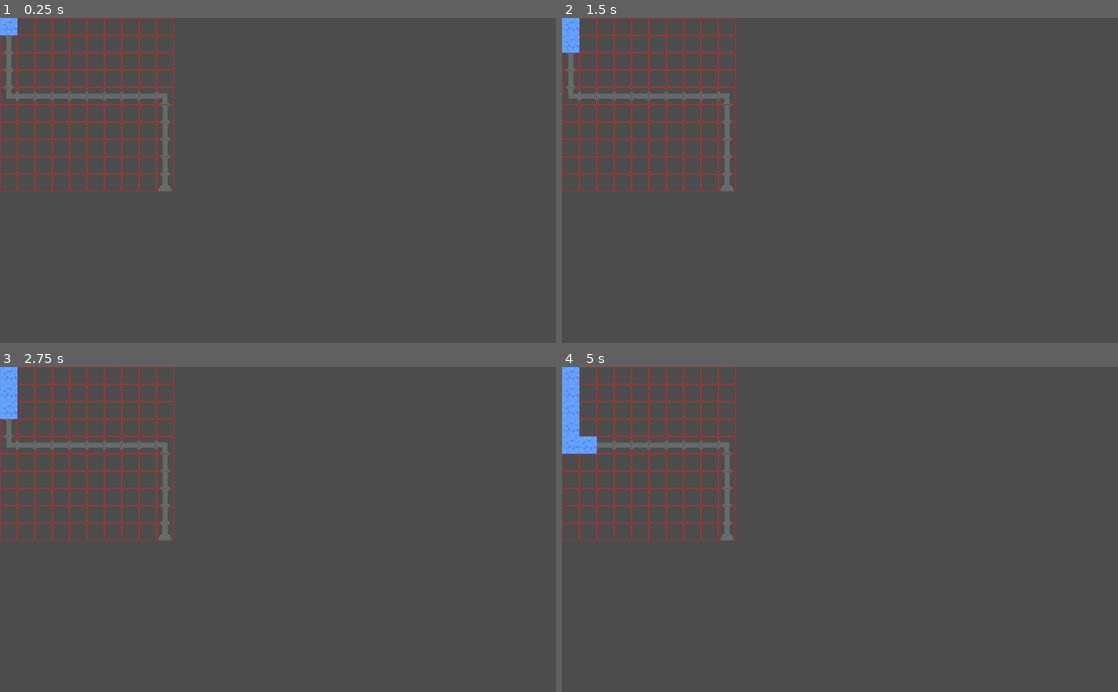
Above: before the commit, frames 1-4 (two rows, left to right).
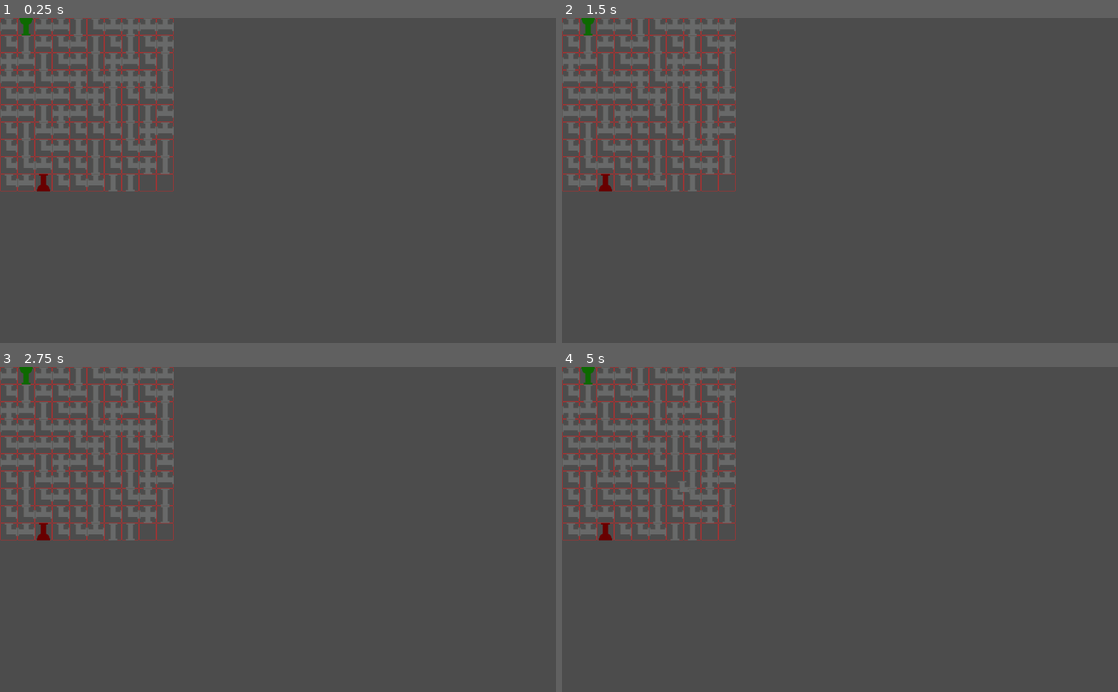
Above: after the commit, the same moments.

Repository: arturnista/waterpipe_godot
Game: Godot game, scene res://Scenes/Game.tscn
Same seed, same stepped clock (60 frames per second), same inputs: the game is played once before the commit and once after it.
Inputs (mouse positions are in pixels of both pictures, inside the frame that each line leads up to):
- Up to frame 1 (0.25 s): no input
- Up to frame 2 (1.5 s): tap Enter at 0.5 s; move the mouse to (962, 164) at 0.52 s; click (962, 164) at 0.6 s; tap Space at 1.25 s; move the mouse to (728, 196) at 1.27 s; tap R (player_rotate_pipe) at 1.35 s
- Up to frame 3 (2.75 s): click (166, 545) at 1.55 s; move the mouse to (333, 458) at 2.02 s; click (333, 458) at 2.1 s
- Up to frame 4 (5 s): tap Enter at 2.75, 4.25 s; move the mouse to (812, 594) at 2.77 s; click (812, 594) at 2.85 s; tap Space at 3.5 s; move the mouse to (1006, 578) at 3.52 s; tap R (player_rotate_pipe) at 3.6 s; click (1006, 578) at 3.8 s; move the mouse to (673, 480) at 4.27 s; click (673, 480) at 4.35 s

The runs differ from the first frame. In frame 1, 5.5% of the frame differs, in the area x 0-32%, y 0-54%; in frame 2, 5.6%; in frame 3, 5.7%; in frame 4, 6.2%.
Error before the commit: Invalid get index 'is_draggable' (on base: 'Nil'). (res://Scripts/tile_map.gd:63)

Commit message:
Fix water movement

Diff:
--- a/Elements/Pipe.tscn
+++ b/Elements/Pipe.tscn
@@ -15,6 +15,7 @@
 position = Vector2( 16, 16 )
 
 [node name="Start" type="Sprite" parent="Node2D"]
+modulate = Color( 0.12549, 1, 0, 1 )
 texture = ExtResource( 1 )
 region_enabled = true
 region_rect = Rect2( 0, 0, 32, 32 )
--- /dev/null
+++ b/Elements/UI.tscn
@@ -0,0 +1,21 @@
+[gd_scene load_steps=2 format=2]
+
+[sub_resource type="Theme" id=1]
+
+[node name="Control" type="Control"]
+anchor_right = 1.0
+anchor_bottom = 1.0
+__meta__ = {
+"_edit_use_anchors_": false
+}
+
+[node name="WinText" type="RichTextLabel" parent="."]
+margin_left = 448.0
+margin_top = 288.0
+margin_right = 800.0
+margin_bottom = 608.0
+theme = SubResource( 1 )
+text = "aaaaaaaaaaaaaaaaaaaaaaaaaaaaaaaaaaaaaaaaaaaaaaaaaaaaaaaaaaaaaaaaa"
+__meta__ = {
+"_edit_use_anchors_": false
+}
--- a/Scenes/Game.tscn
+++ b/Scenes/Game.tscn
@@ -16,3 +16,7 @@
 
 [node name="WaterPath" type="Node" parent="."]
 script = ExtResource( 4 )
+
+[node name="Camera2D" type="Camera2D" parent="."]
+anchor_mode = 0
+current = true
--- a/Scripts/game_controller.gd
+++ b/Scripts/game_controller.gd
@@ -2,69 +2,66 @@
 
 class_name GameController
 
+var rng = RandomNumberGenerator.new()
 var tilemap = null
 var waterPath = null
 
 # Called when the node enters the scene tree for the first time.
 func _ready():
 	tilemap = get_node("Tilemap")
-	tilemap.create(Vector2(0, 0))
+	var mapSize = Vector2(10, 10)
+	tilemap.create(Vector2(0, 0), mapSize)
+	rng.randomize()
 	var pipe = null
 
-	pipe = tilemap.create_pipe(Vector2(0, 0))
-	pipe.init(PipeDefs.PIPE_TYPE.START)
-	pipe = tilemap.create_pipe(Vector2(0, 1))
-	pipe.init(PipeDefs.PIPE_TYPE.VERTICAL)
-	pipe = tilemap.create_pipe(Vector2(0, 2))
-	pipe.init(PipeDefs.PIPE_TYPE.VERTICAL)
-	pipe = tilemap.create_pipe(Vector2(0, 3))
-	pipe.init(PipeDefs.PIPE_TYPE.VERTICAL)
-	pipe = tilemap.create_pipe(Vector2(0, 4))
-	pipe.init(PipeDefs.PIPE_TYPE.CURVE)
+	var start = Vector2(floor(rng.randf_range(0, mapSize.x)), 0)
+	var end = Vector2(floor(rng.randf_range(0, mapSize.x)), mapSize.y - 1)
 
-	pipe = tilemap.create_pipe(Vector2(1, 4))
-	pipe.init(PipeDefs.PIPE_TYPE.VERTICAL)
-	pipe.turn()
-	pipe = tilemap.create_pipe(Vector2(2, 4))
-	pipe.init(PipeDefs.PIPE_TYPE.VERTICAL)
-	pipe.turn()
-	pipe = tilemap.create_pipe(Vector2(3, 4))
-	pipe.init(PipeDefs.PIPE_TYPE.VERTICAL)
-	pipe.turn()
-	pipe = tilemap.create_pipe(Vector2(4, 4))
-	pipe.init(PipeDefs.PIPE_TYPE.VERTICAL)
-	pipe.turn()
-	pipe = tilemap.create_pipe(Vector2(5, 4))
-	pipe.init(PipeDefs.PIPE_TYPE.VERTICAL)
-	pipe.turn()
-	pipe = tilemap.create_pipe(Vector2(6, 4))
-	pipe.init(PipeDefs.PIPE_TYPE.VERTICAL)
-	pipe.turn()
-	pipe = tilemap.create_pipe(Vector2(7, 4))
-	pipe.init(PipeDefs.PIPE_TYPE.VERTICAL)
-	pipe.turn()
-	pipe = tilemap.create_pipe(Vector2(8, 4))
-	pipe.init(PipeDefs.PIPE_TYPE.VERTICAL)
-	pipe.turn()
+	var startPipe = tilemap.create_pipe(start)
+	startPipe.init(PipeDefs.PIPE_TYPE.START)
 
-	pipe = tilemap.create_pipe(Vector2(9, 4))
-	pipe.init(PipeDefs.PIPE_TYPE.CURVE)
-	pipe.turn()
-	pipe.turn()
+	var endPipe = tilemap.create_pipe(end)
+	endPipe.init(PipeDefs.PIPE_TYPE.END)
+	endPipe.turn()
+	endPipe.turn()
 
-	pipe = tilemap.create_pipe(Vector2(9, 5))
-	pipe.init(PipeDefs.PIPE_TYPE.VERTICAL)
-	pipe = tilemap.create_pipe(Vector2(9, 6))
-	pipe.init(PipeDefs.PIPE_TYPE.VERTICAL)
-	pipe = tilemap.create_pipe(Vector2(9, 7))
-	pipe.init(PipeDefs.PIPE_TYPE.VERTICAL)
-	pipe = tilemap.create_pipe(Vector2(9, 8))
-	pipe.init(PipeDefs.PIPE_TYPE.VERTICAL)
+	var verticalSize = end.y - start.y
+	var horizontalSize = end.x - start.x
+	var curvesSize = 2
 
-	pipe = tilemap.create_pipe(Vector2(9, 9))
-	pipe.init(PipeDefs.PIPE_TYPE.END)
-	pipe.turn()
-	pipe.turn()
+	var pipesTypes = []
+	for _i in range(0, verticalSize):
+		pipesTypes.push_back(PipeDefs.PIPE_TYPE.VERTICAL)
+	for _i in range(0, horizontalSize):
+		pipesTypes.push_back(PipeDefs.PIPE_TYPE.VERTICAL)
+	for _i in range(0, curvesSize):
+		pipesTypes.push_back(PipeDefs.PIPE_TYPE.CURVE)
+
+	var totalTiles = mapSize.x * mapSize.y
+	var totalRandomPipes = totalTiles - curvesSize - horizontalSize - verticalSize - 2
+	for _i in range(0, totalRandomPipes):
+		var type = round(rng.randf_range(0, 3))
+		if type == 0:
+			pipesTypes.push_back(PipeDefs.PIPE_TYPE.VERTICAL)
+		elif type == 1:
+			pipesTypes.push_back(PipeDefs.PIPE_TYPE.CURVE)
+		elif type == 2:
+			pipesTypes.push_back(PipeDefs.PIPE_TYPE.T)
+		elif type == 3:
+			pipesTypes.push_back(PipeDefs.PIPE_TYPE.ALL)
+
+	pipesTypes.shuffle()
+
+	var x = 0
+	var y = 0
+	for i in range(0, pipesTypes.size()):
+		if (start.x != x or start.y != y) and (end.x != x or end.y != y):
+			tilemap.create_pipe(Vector2(x, y)).init(pipesTypes[i])
+
+		x += 1
+		if x >= mapSize.x:
+			x = 0
+			y += 1
 
 	waterPath = get_node("WaterPath")
-	waterPath.init(tilemap, Vector2(0, 0))
+	waterPath.init(tilemap, start)
--- a/Scripts/pipe.gd
+++ b/Scripts/pipe.gd
@@ -95,4 +95,6 @@
 			Vector2(0, 1)
 		]
 
+		sprite.modulate = Color.red
+
 	update()
--- a/Scripts/player_controller.gd
+++ b/Scripts/player_controller.gd
@@ -20,8 +20,11 @@
 		if pipe_selected != null:
 			var mouse_position = get_viewport().get_mouse_position()
 			var map_pos = tilemap.get_map_position(mouse_position)
-			if tilemap.place_pipe(pipe_selected, map_pos):
-				pipe_selected = null
+
+			var pipe_at = tilemap.place_pipe(pipe_selected, map_pos)
+			pipe_selected = null
+			if pipe_at != null:
+				select_pipe(pipe_at)
 		else:
 			var mouse_position = get_viewport().get_mouse_position()
 			var map_pos = tilemap.get_map_position(mouse_position)
--- a/Scripts/tile_map.gd
+++ b/Scripts/tile_map.gd
@@ -8,11 +8,10 @@
 const waterMap = {}
 
 const tile_size = 32
-const map_size = Vector2(10, 10)
 var map_offset
 
 # Called when the node enters the scene tree for the first time.
-func create(offset):
+func create(offset, map_size):
 	map_offset = offset
 	for x in range(0, map_size.x):
 		for y in range(0, map_size.y):
@@ -43,19 +42,24 @@
 
 func place_pipe(pipe, position):
 	if !is_inside_map(position):
-		return false
+		return pipe
 
-	if tileMap[position] != null:
-		return false
+	var current_pipe_at_position = tileMap[position]
+
+	if current_pipe_at_position != null and !current_pipe_at_position.is_draggable:
+		return null
 
 	pipe.set_position(get_world_position(position))
 	tileMap[position] = pipe
-	return true
+	return current_pipe_at_position
 
 func hold_pipe(position):
 	if !is_inside_map(position):
 		return null
 	if waterMap.has(position):
+		return null
+
+	if !tileMap.has(position):
 		return null
 
 	var pipe = tileMap[position]
--- a/Scripts/water_controller.gd
+++ b/Scripts/water_controller.gd
@@ -5,14 +5,23 @@
 var end_positions = []
 var time = 0
 var step_time = 1
+var started = true
 var moving = true
+var initial_position
 
 func init(tm, initialPosition):
 	tilemap = tm
-	tilemap.place_water(initialPosition)
-	end_positions = [initialPosition]
+	initial_position = initialPosition
+	moving = false
+	started = false
 
 func _process(delta):
+	if !started:
+		time += delta
+		if (time > 10):
+			start()
+			time = 0
+
 	if !moving: return
 
 	time += delta
@@ -28,9 +37,17 @@
 	print("GANHOU")
 	moving = false
 
+func start():
+	started = true
+	moving = true
+	tilemap.place_water(initial_position)
+	end_positions = [initial_position]
+
 func step():
 	var result_positions = []
+	var find_at_least_one_pipe = false
 	for pos in end_positions:
+
 		var pipe = tilemap.get_pipe_at_position(pos)
 		if pipe == null:
 			lost()
@@ -39,28 +56,36 @@
 		for exit in pipe.exits:
 			var final_position = pos + exit
 
-			var final_pipe = tilemap.get_pipe_at_position(final_position)
-			if final_pipe == null:
-				lost()
-				return
+			var next_movement_pipe = tilemap.get_pipe_at_position(final_position)
+			if next_movement_pipe != null:
 
-			var find_valid_position = false
-			for final_exit in final_pipe.exits:
-				var test_position = final_position + final_exit
-				if test_position == pos:
-					find_valid_position = true
-					break
+				# Tenta achar a mesma posição nas saídas do cano
+				# Isso indica que o cano tem uma entrada nessa posição
+				# var find_same_position = false
+				# for final_exit in next_movement_pipe.exits:
+				# 	var test_position = final_position + final_exit
+				# 	if test_position == pos:
+				# 		find_same_position = true
+				# 		break
 
-			if !find_valid_position:
-				lost()
-				return
+				# if !find_same_position:
+				# 	lost()
+				# 	return
 
-			if !tilemap.has_water(final_position):
-				result_positions.push_back(final_position)
+				if !tilemap.has_water(final_position):
+					find_at_least_one_pipe = true
+					result_positions.push_back(final_position)
 
-			if final_pipe.pipeType == PipeDefs.PIPE_TYPE.END:
-				win()
-				return
+				if next_movement_pipe.pipeType == PipeDefs.PIPE_TYPE.END:
+					win()
+					return
+			else:
+				if !result_positions.has(pos):
+					result_positions.push_back(pos)
+
+	if !find_at_least_one_pipe:
+		lost()
+		return
 
 	for r in result_positions:
 		tilemap.place_water(r)
--- a/project.godot
+++ b/project.godot
@@ -9,12 +9,18 @@
 config_version=4
 
 _global_script_classes=[ {
+"base": "Node",
+"class": "GameController",
+"language": "GDScript",
+"path": "res://Scripts/game_controller.gd"
+}, {
 "base": "Reference",
 "class": "PipeDefs",
 "language": "GDScript",
 "path": "res://Scripts/pipe_type.gd"
 } ]
 _global_script_class_icons={
+"GameController": "",
 "PipeDefs": ""
 }
 
Not shown, changed: .gitignore
